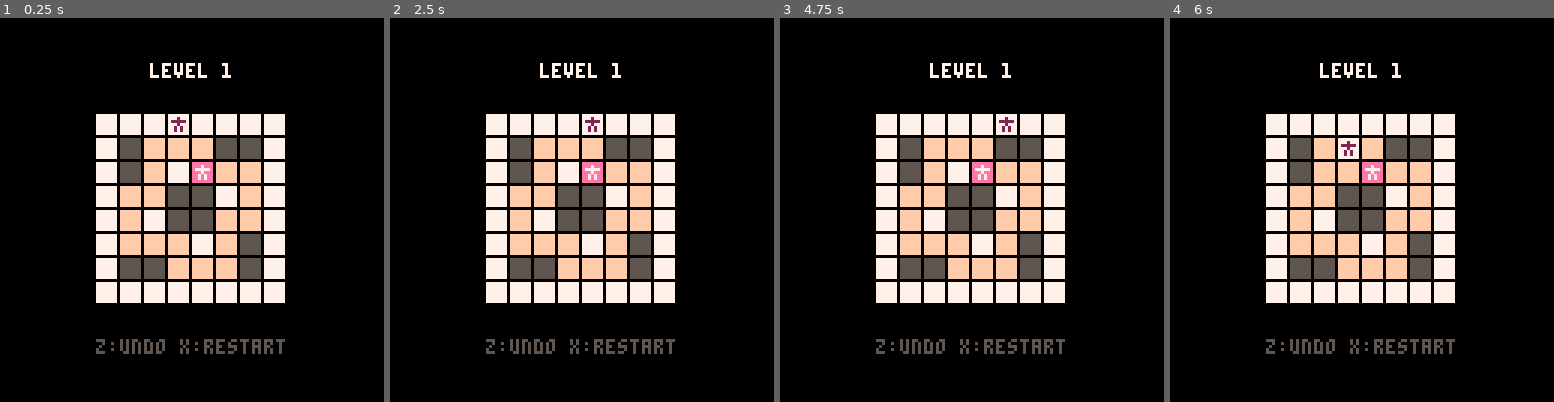
Above: before the commit, frames 1-4 (left to right).
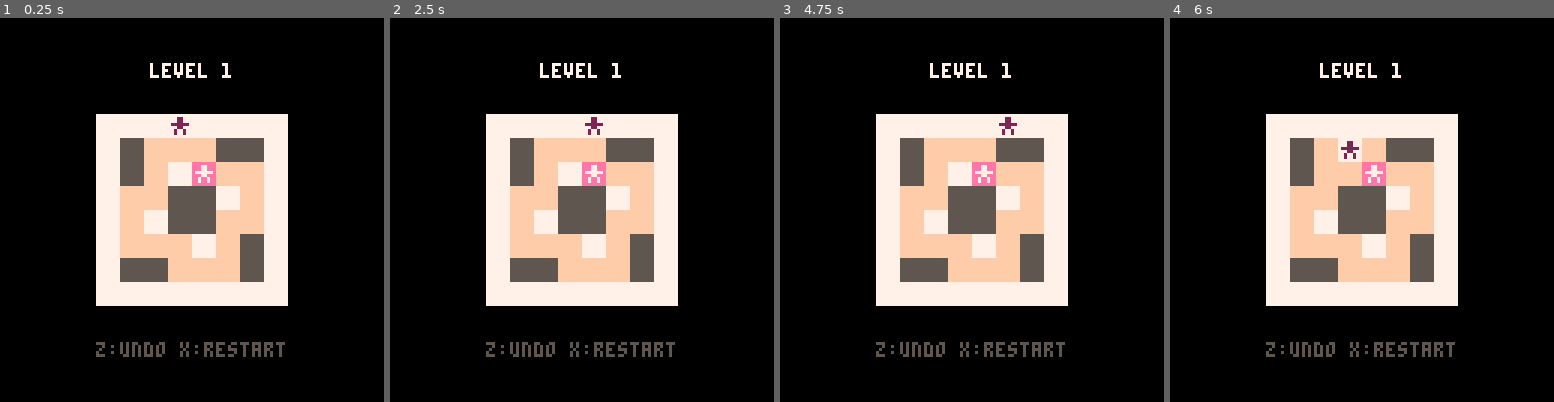
Above: after the commit, the same moments.

Repository: taylordolan/three_sokoban_levels
Game: PICO-8 cartridge three_sokoban_levels.p8
Same seed, same stepped clock (60 frames per second), same inputs: the game is played once before the commit and once after it.
Inputs:
- Up to frame 1 (0.25 s): no input
- Up to frame 2 (2.5 s): tap X (X key) at 0.33, 1.07, 1.85 s; tap O (Z key) at 0.7, 1.7, 2.1 s; hold Right 1.6-2.1 s; hold Up 2.15-2.42 s; hold Right from 2.47 s (still down)
- Up to frame 3 (4.75 s): tap O (Z key) every 0.4 s from 2.5 to 4.5 s; tap X (X key) at 2.97, 4.08 s; release Right at 3.03 s; hold Left 3.08-3.58 s; hold Down 3.63-3.97 s; hold Right 4.02-4.68 s; hold Up from 4.73 s (still down)
- Up to frame 4 (6 s): tap O (Z key) at 4.9, 5.3, 5.7 s; release Up at 5.03 s; hold Left 5.08-5.68 s; tap X (X key) at 5.2 s; hold Down from 5.73 s (still down)

The runs differ from the first frame. In frame 1, 6.8% of the frame differs, in the area x 25-75%, y 25-89%; in frame 2, 6.8%; in frame 3, 6.8%; in frame 4, 6.8%.

Commit message:
graphics tweaks

Diff:
--- a/three_sokoban_levels.p8
+++ b/three_sokoban_levels.p8
@@ -1,7 +1,7 @@
 pico-8 cartridge // http://www.pico-8.com
 version 18
 __lua__
--- sokoban sketch
+-- three sokoban levels
 -- coyboy
 
 -- board size
@@ -140,14 +140,14 @@
   if edit_mode then
     for x = 1, cols do
       for y = 1, rows do
-        local foo = {
+        local map = {
           [005] = 004,
           [015] = 003,
           [002] = 001,
           [014] = 005,
         }
         local color = blueprint[x][y]
-        spr(foo[color], screen_x(x), screen_y(y))
+        spr(map[color], screen_x(x), screen_y(y))
       end
     cursor:draw()
     local m = "edit mode"
@@ -158,7 +158,7 @@
     local m = level_complete and level_index == #levels and "you win!" or level_complete and "nice!" or "level " .. level_index
     print(m, 64 - #m * 2, 15, 007)
     m = level_complete and "" or "z:undo x:restart"
-    print(m, 64 - #m * 2, 107, 005)
+    print(m, 64 - #m * 2, 108, 005)
     for next in all(pieces) do
       next:draw()
     end
@@ -384,140 +384,140 @@
 end
 
 __gfx__
-000000000000000077777770fffffff055555550eeeeeee07772777777eeee772f27777500000000000000000000000000000000000000000000000000000000
-000000000002000077777770fffffff055555550eee0eee075fff55777777777f2f7775700000000000000000000000000000000000000000000000000000000
-007007000222220077777770fffffff055555550e00000e075f7eff7557555572f27777700000000000000000000000000000000000000000000000000000000
-000770000002000077777770fffffff055555550eee0eee07ff557f72ff77ff27777577700000000000000000000000000000000000000000000000000000000
-000770000020200077777770fffffff055555550ee0e0ee07f755ff75f5555f57775777700000000000000000000000000000000000000000000000000000000
-007007000020200077777770fffffff055555550ee0e0ee07fff7f575ffffff577777e7e00000000000000000000000000000000000000000000000000000000
-000000000000000077777770fffffff055555550eeeeeee0755fff5727f55f72757777e700000000000000000000000000000000000000000000000000000000
-000000000000000000000000000000000000000000000000777777775577777557777e7e00000000000000000000000000000000000000000000000000000000
-…(129 lines of a section not shown)…
+000000000000000077777777ffffffff55555555eeeeeeee7772777777eeee772f27777500000000000000000000000000000000000000000000000000000000
+000000000002200077777777ffffffff55555555eee00eee75fff55777777777f2f7775700000000000000000000000000000000000000000000000000000000
+007007000002200077777777ffffffff55555555eee00eee75f7eff7557555572f27777700000000000000000000000000000000000000000000000000000000
+000770000222222077777777ffffffff55555555e000000e7ff557f72ff77ff27777577700000000000000000000000000000000000000000000000000000000
+000770000002200077777777ffffffff55555555eee00eee7f755ff75f5555f57775777700000000000000000000000000000000000000000000000000000000
+007007000020020077777777ffffffff55555555ee0ee0ee7fff7f575ffffff577777e7e00000000000000000000000000000000000000000000000000000000
+000000000020020077777777ffffffff55555555ee0ee0ee755fff5727f55f72757777e700000000000000000000000000000000000000000000000000000000
+000000000000000077777777ffffffff55555555eeeeeeee777777775577777557777e7e00000000000000000000000000000000000000000000000000000000
+…(129 lines of a section not shown)…
Not shown, changed: index.html
Not shown, added: three_sokoban_levels.js
